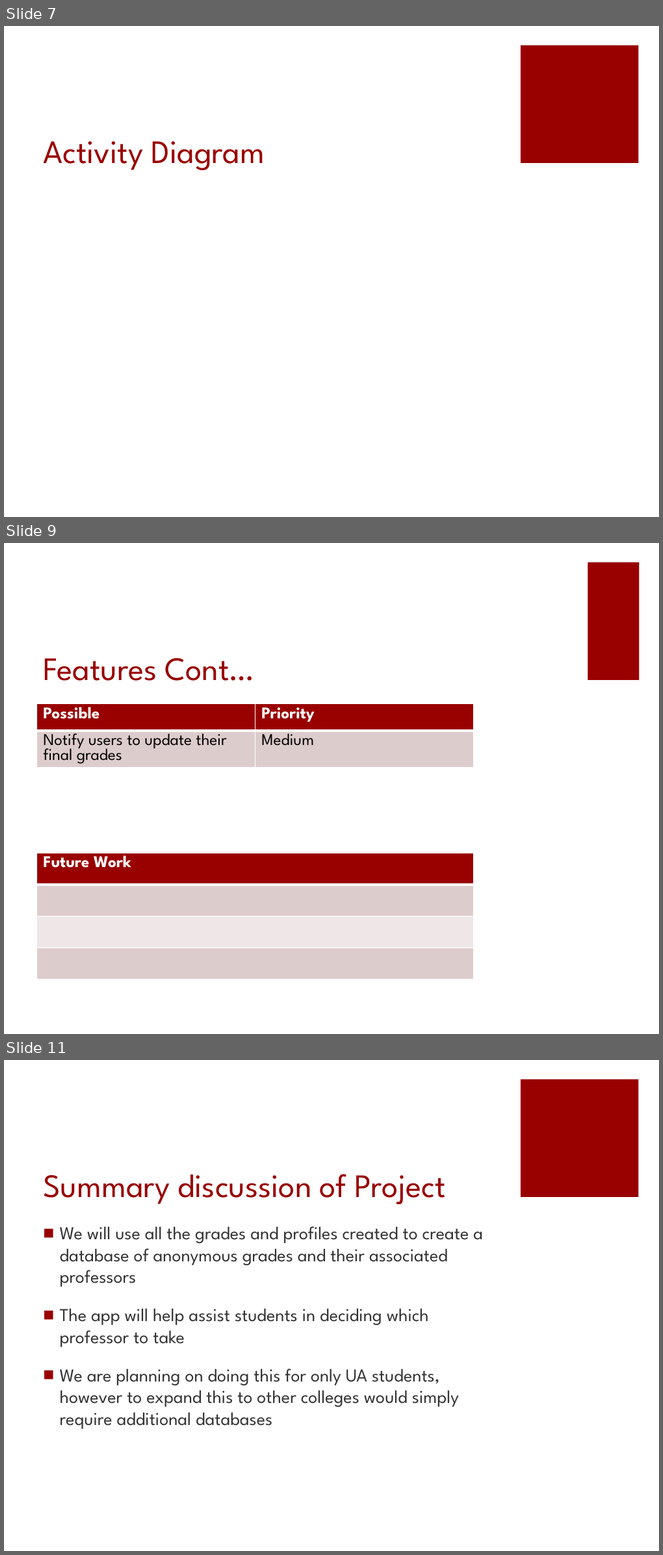
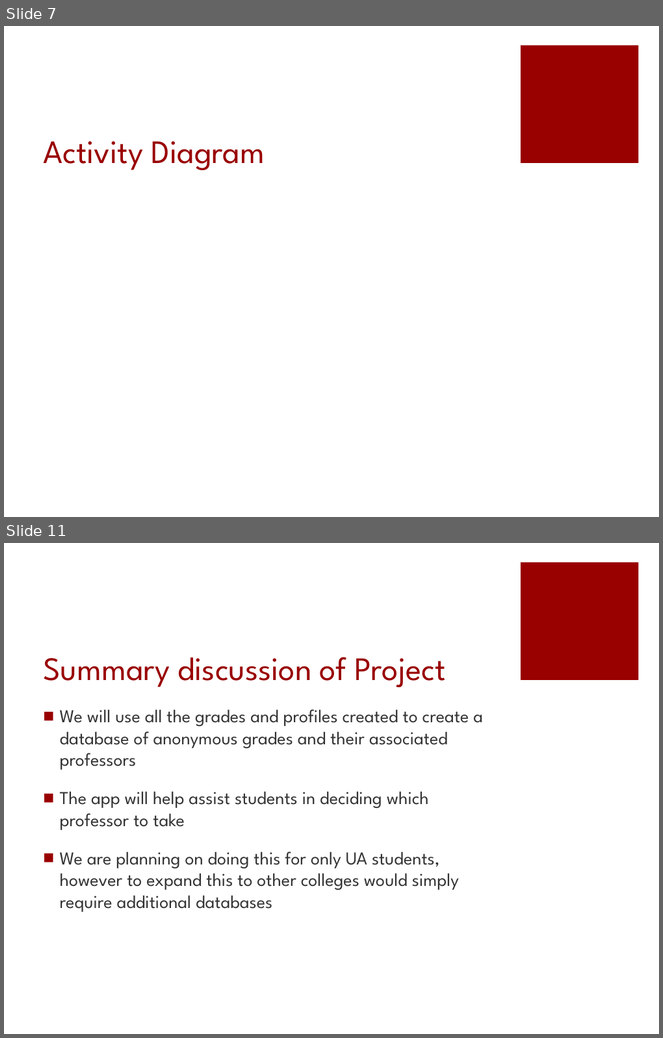
Before and after one commit to amdonham/DropGrade, a slide deck: Documents/SeniorDesignRequirementsP1.pptx. Shown one above the other, each under a label of ours: slides 7, 9 and 11 before the commit, slides 7 and 11 after it; the slides between them are not shown. The pictures are 663x1555 and 663x1038 pixels, drawn with LibreOffice and Linux fonts; fonts in the diff are those of the drawing. Boxes give left, top, right and bottom in pixels: in the first picture for what was removed or moved away, otherwise in the second. Text is boxed around its words. In the diff, an @@ line names an element or a change of style, - is before the commit and + after.

```diff
--- a/Documents/SeniorDesignRequirementsP1.pptx
+++ b/Documents/SeniorDesignRequirementsP1.pptx
@@ slide 9 removed at (4,543,659,1034), background #FFFFFF @@
@@ rectangle removed at (588,562,640,680) @@
@@ title removed at (43,658,254,681) @@
-Features Cont…
@@ table removed at (36,704,473,777), 2 rows, 2 columns @@
-Possible | Priority
-Notify users to update their final grades | Medium
@@ table removed at (36,853,474,980), 4 rows, 1 columns @@
-Future Work
-
-
-
```
Also in this commit, not shown: 3 slides changed, 2 slides added, 1 other slide removed, 1 other file.
